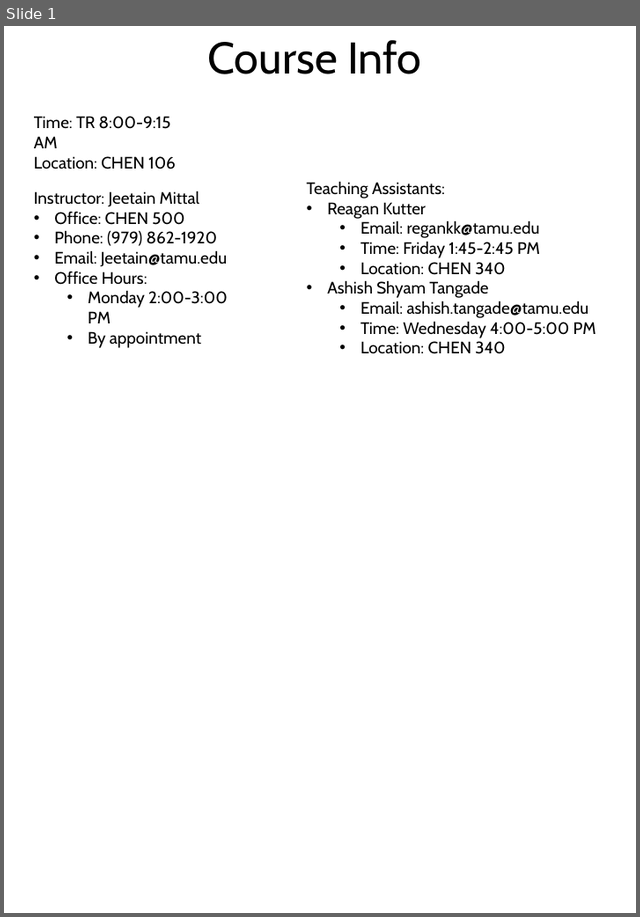
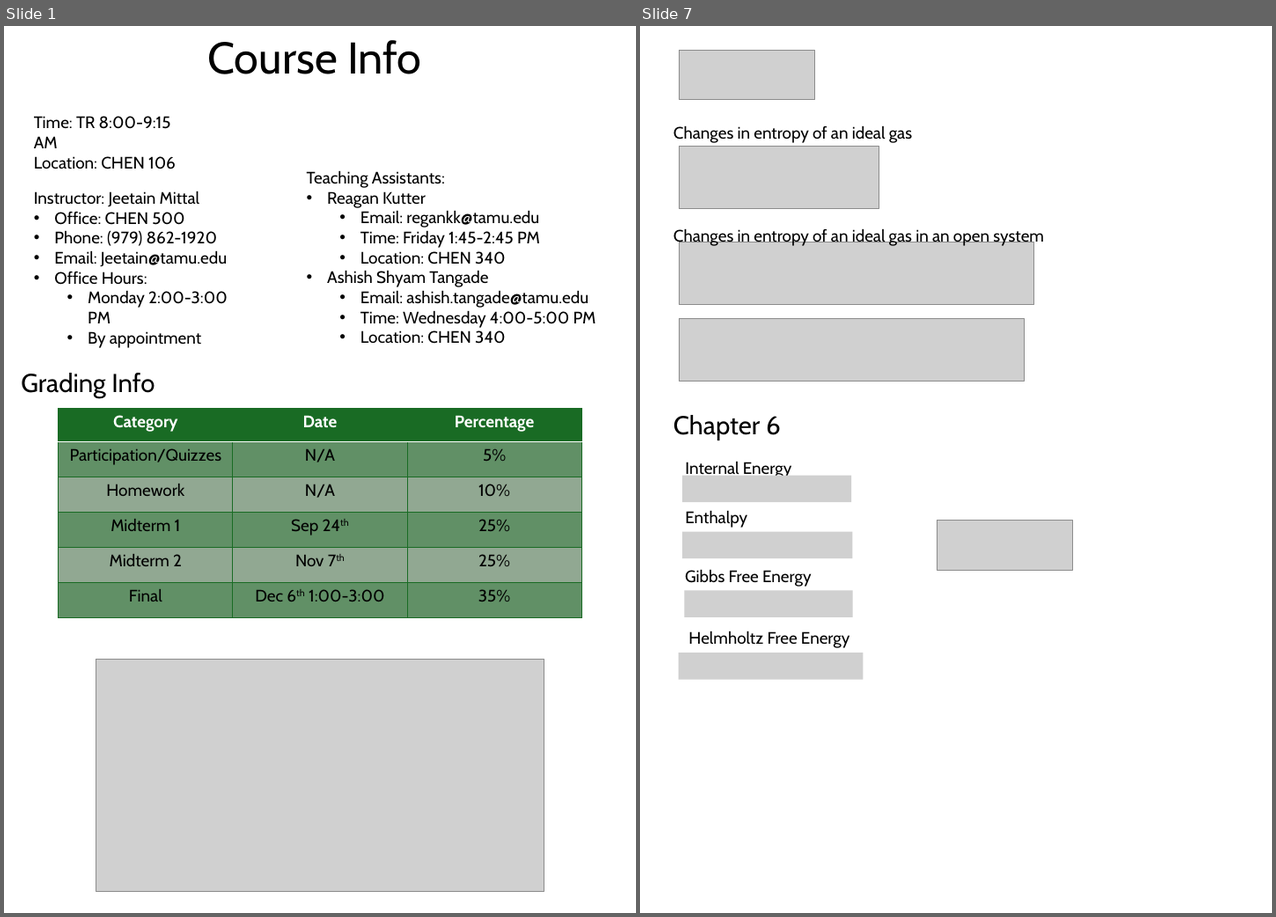
Before and after one commit to 1980s-Space-Guy/Fall24Classes, a slide deck: ThermodynamicsII.pptx. Shown side by side, each under a label of ours: slide 1 before the commit, slides 1 and 7 after it; the slides between them are not shown. The pictures are 640x917 and 1276x917 pixels, drawn with LibreOffice and Linux fonts; fonts in the diff are those of the drawing; grey boxes stand for pictures. Boxes give left, top, right and bottom in pixels: in the first picture for what was removed or moved away, otherwise in the second. Text is boxed around its words. In the diff, an @@ line names an element or a change of style, - is before the commit and + after.

```diff
--- a/ThermodynamicsII.pptx
+++ b/ThermodynamicsII.pptx
@@ slide 7 added at bbox=[640, 26, 1272, 913], background #FFFFFF @@
@@ picture added at bbox=[679, 50, 814, 100] @@
@@ text added at bbox=[673, 125, 912, 143], 18 pt, text #000000 @@
+Changes in entropy of an ideal gas
@@ picture added at bbox=[679, 147, 878, 209] @@
@@ text added at bbox=[673, 228, 1044, 246], 18 pt, text #000000 @@
+Changes in entropy of an ideal gas in an open system
@@ picture added at bbox=[679, 242, 1033, 305] @@
@@ picture added at bbox=[679, 319, 1024, 381] @@
@@ text added at bbox=[673, 415, 781, 440], 28 pt, text #000000 @@
+Chapter 6
@@ text added at bbox=[685, 462, 791, 476], 18 pt, text #000000 @@
+Internal Energy
@@ picture added at bbox=[682, 476, 851, 502] @@
@@ text added at bbox=[685, 510, 747, 528], 18 pt, text #000000 @@
+Enthalpy
@@ picture added at bbox=[937, 521, 1072, 570] @@
@@ picture added at bbox=[682, 531, 853, 558] @@
@@ text added at bbox=[685, 569, 811, 587], 18 pt, text #000000 @@
+Gibbs Free Energy
@@ picture added at bbox=[685, 591, 853, 617] @@
@@ text added at bbox=[688, 631, 849, 648], 18 pt, text #000000 @@
+Helmholtz Free Energy
@@ picture added at bbox=[679, 653, 863, 679] @@
@@ slide 1 changed as well @@
@@ text "Teaching Assistants:": place and size @@
-text "Teaching Assistants:" at bbox=[307, 181, 596, 354]
+text "Teaching Assistants:" at bbox=[307, 170, 596, 344]
@@ text added at bbox=[21, 373, 154, 398], 28 pt, text #000000 @@
+Grading Info
@@ table added at bbox=[59, 409, 581, 617], 6 rows, 3 columns @@
+Category | Date | Percentage
+Participation/Quizzes | N/A | 5%
+Homework | N/A | 10%
+Midterm 1 | Sep 24th | 25%
+Midterm 2 | Nov 7th | 25%
+Final | Dec 6th 1:00-3:00 | 35%
@@ picture added at bbox=[96, 659, 544, 891] @@
```
Also in this commit, not shown: 6 other slides added, 2 other files.
